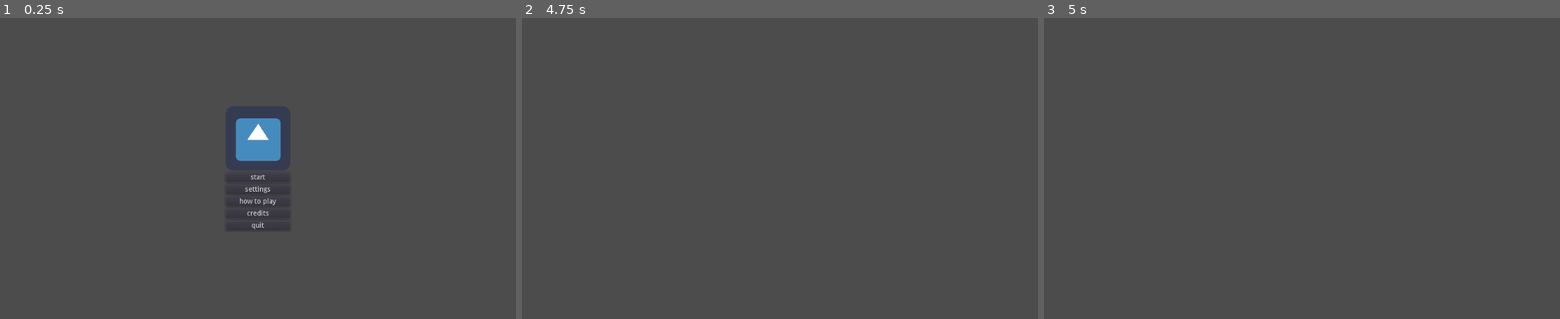
Above: before the commit, frames 1-3 (left to right).
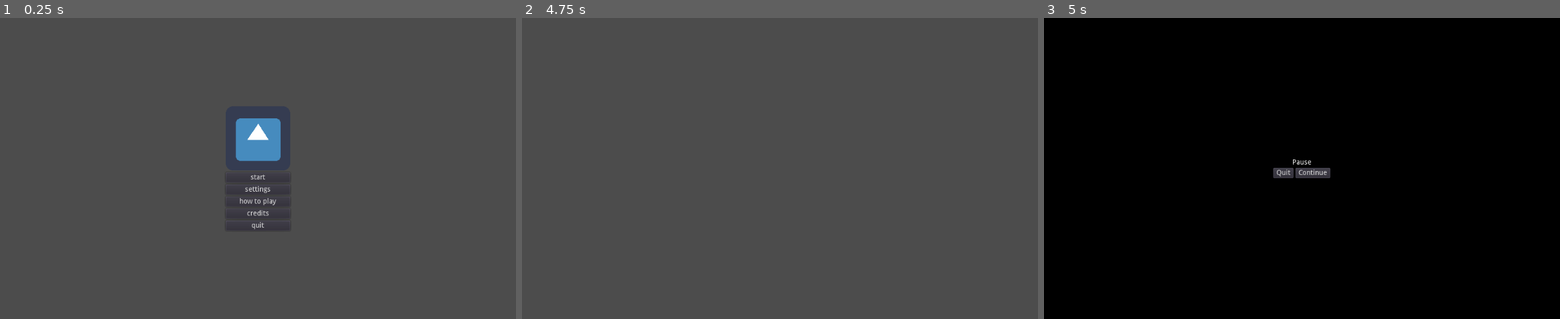
Above: after the commit, the same moments.

Repository: dmitriy-shmilo/godot-template
Game: Godot game, scene res://title_screen/title_screen.tscn
The game is run twice, just before and just after one commit, with the same random seed, the same clock (stepped at 60 frames per second) and the same inputs. The engine's default icon, where the game draws it, is replaced by a stand-in: a white triangle on a blue panel in a dark square.
Inputs:
- Up to frame 1 (0.25 s): no input
- Up to frame 2 (4.75 s): click "start" at 0.5 s; tap Enter at 1.25, 2.75, 4.25 s; tap Space at 2, 3.5 s
- Up to frame 3 (5 s): tap Escape (pause) at 4.9 s

Frames 1-2 are identical in both runs. In frame 3, 100% of the frame differs, in the area x 0-100%, y 0-100%.
Error before the commit: Invalid set index 'visible' (on base: 'null instance') with value of type 'bool'. (res://game_screen/game_screen.gd:13)

Commit message:
Fix pause menu not showing. Fix not unpausing on quit.

Diff:
--- a/src/game_screen/game_screen.gd
+++ b/src/game_screen/game_screen.gd
@@ -1,7 +1,7 @@
 extends Node2D
 
 
-onready var _pause_container: VBoxContainer = $PauseContainer
+onready var _pause_container: ColorRect = $Gui/PauseContainer
 
 func _ready():
 	pass
@@ -15,6 +15,8 @@
 
 
 func _on_QuitButton_pressed():
+	_pause_container.visible = false
+	get_tree().paused = false
 	get_tree().change_scene("res://title_screen/title_screen.tscn")
 
 
--- a/src/game_screen/game_screen.tscn
+++ b/src/game_screen/game_screen.tscn
@@ -6,9 +6,9 @@
 [node name="GameScreen" type="Node2D"]
 script = ExtResource( 1 )
 
-[node name="Node" type="Node" parent="."]
+[node name="Gui" type="Node" parent="."]
 
-[node name="PauseContainer" type="ColorRect" parent="Node"]
+[node name="PauseContainer" type="ColorRect" parent="Gui"]
 visible = false
 anchor_right = 1.0
 anchor_bottom = 1.0
@@ -18,7 +18,7 @@
 "_edit_use_anchors_": false
 }
 
-[node name="VBoxContainer" type="VBoxContainer" parent="Node/PauseContainer"]
+[node name="VBoxContainer" type="VBoxContainer" parent="Gui/PauseContainer"]
 pause_mode = 2
 anchor_left = 0.5
 anchor_top = 0.5
@@ -33,29 +33,29 @@
 "_edit_use_anchors_": false
 }
 
-[node name="PauseTitle" type="Label" parent="Node/PauseContainer/VBoxContainer"]
+[node name="PauseTitle" type="Label" parent="Gui/PauseContainer/VBoxContainer"]
 margin_top = 131.0
 margin_right = 512.0
 margin_bottom = 145.0
 text = "Pause"
 align = 1
 
-[node name="HBoxContainer" type="HBoxContainer" parent="Node/PauseContainer/VBoxContainer"]
+[node name="HBoxContainer" type="HBoxContainer" parent="Gui/PauseContainer/VBoxContainer"]
 margin_top = 149.0
 margin_right = 512.0
 margin_bottom = 169.0
 alignment = 1
 
-[node name="QuitButton" type="Button" parent="Node/PauseContainer/VBoxContainer/HBoxContainer"]
+[node name="QuitButton" type="Button" parent="Gui/PauseContainer/VBoxContainer/HBoxContainer"]
 margin_left = 199.0
 margin_right = 239.0
 margin_bottom = 20.0
 text = "Quit"
 
-[node name="ContinueButton" type="Button" parent="Node/PauseContainer/VBoxContainer/HBoxContainer"]
+[node name="ContinueButton" type="Button" parent="Gui/PauseContainer/VBoxContainer/HBoxContainer"]
 margin_left = 243.0
 margin_right = 312.0
 margin_bottom = 20.0
 text = "Continue"
-[connection signal="pressed" from="Node/PauseContainer/VBoxContainer/HBoxContainer/QuitButton" to="." method="_on_QuitButton_pressed"]
-[connection signal="pressed" from="Node/PauseContainer/VBoxContainer/HBoxContainer/ContinueButton" to="." method="_on_ContinueButton_pressed"]
+[connection signal="pressed" from="Gui/PauseContainer/VBoxContainer/HBoxContainer/QuitButton" to="." method="_on_QuitButton_pressed"]
+[connection signal="pressed" from="Gui/PauseContainer/VBoxContainer/HBoxContainer/ContinueButton" to="." method="_on_ContinueButton_pressed"]
